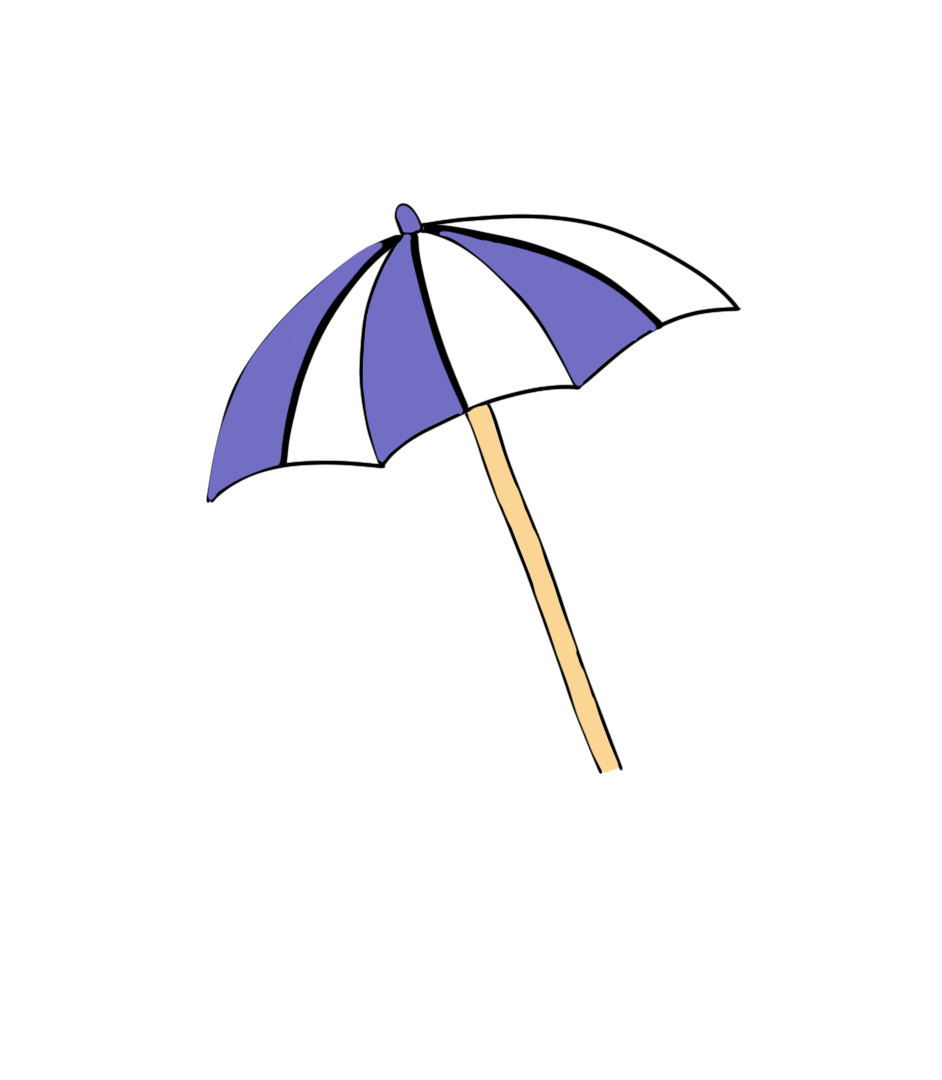
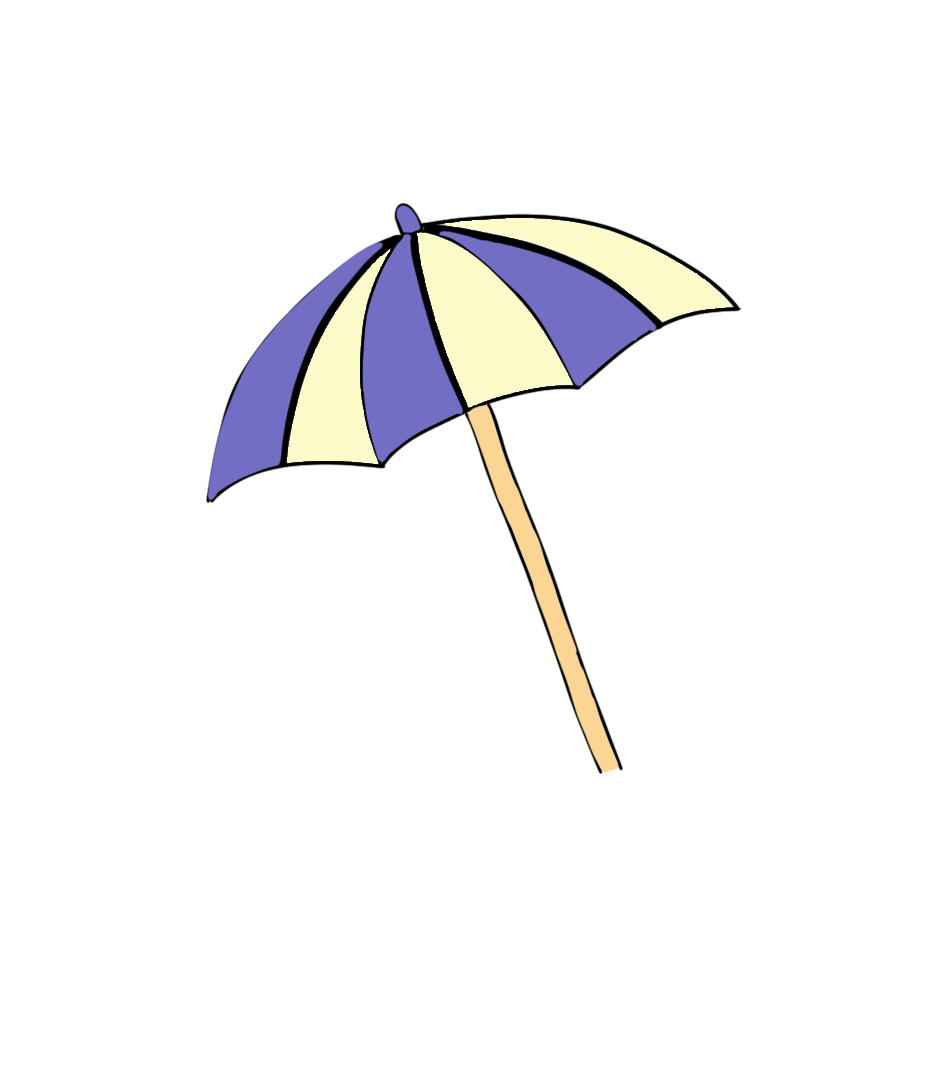
Comparing the layer stacks of the two w=942, h=1080 images. Changes:
painted on "Layer 1" over 287, 218, 732, 464
